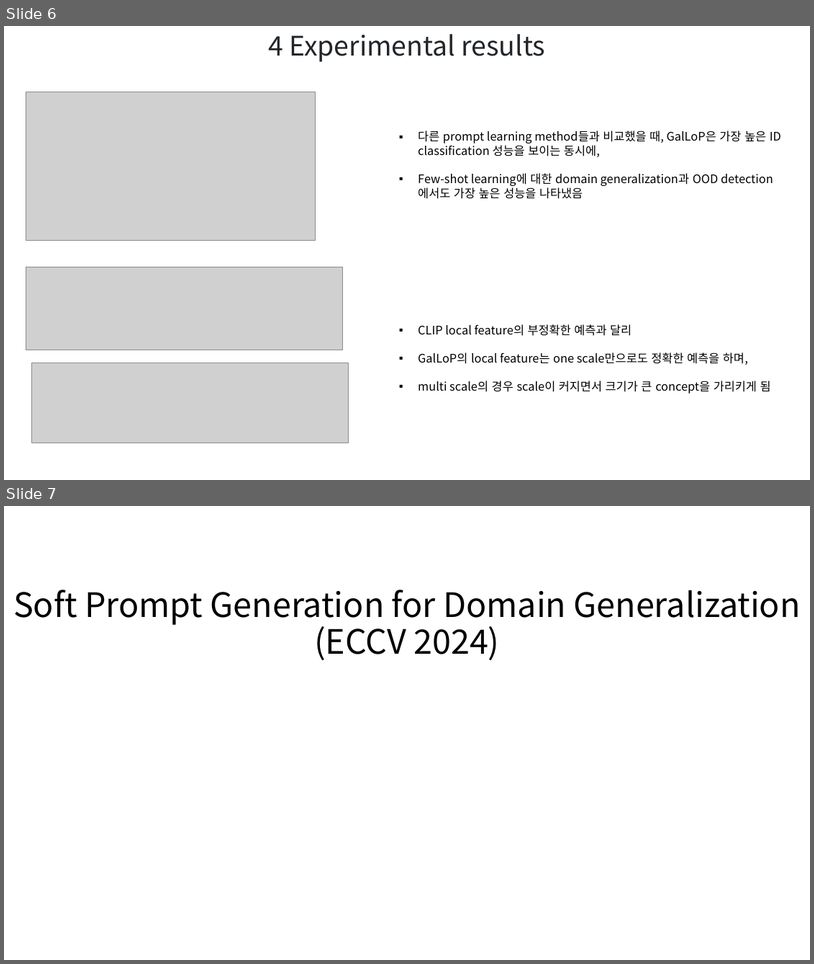
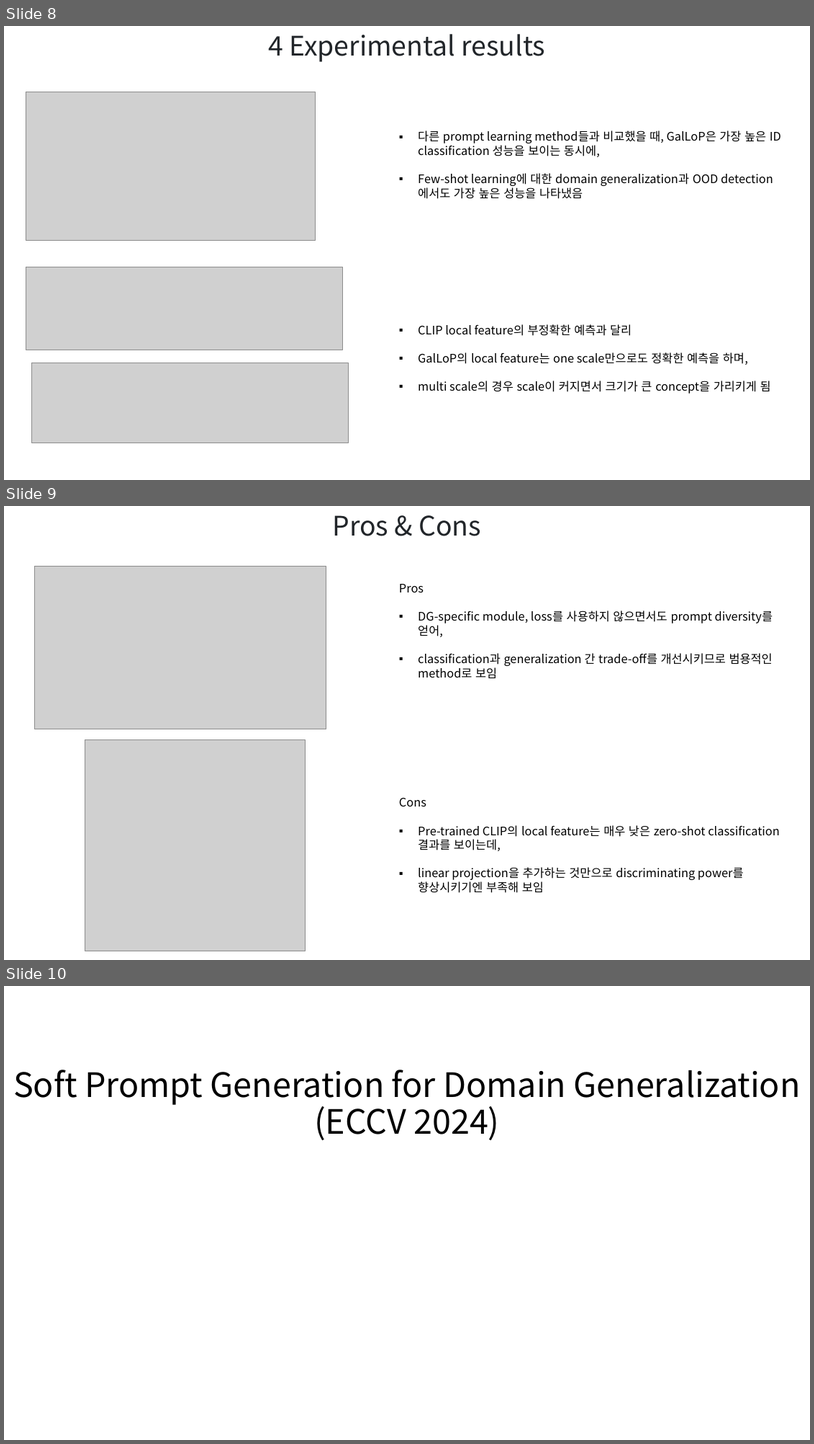
Before and after one commit to hbcho03/cvpr, a slide deck: CVPR/논문/DA(ECCV) PPT.pptx. Shown one above the other, each under a label of ours: slides 6 and 7 before the commit, slides 8, 9 and 10 after it. The pictures are 814x964 and 814x1444 pixels, drawn with LibreOffice and Linux fonts; fonts in the diff are those of the drawing; grey boxes stand for pictures. Boxes give left, top, right and bottom in pixels: in the first picture for what was removed or moved away, otherwise in the second. Text is boxed around its words. In the diff, an @@ line names an element or a change of style, - is before the commit and + after.

```diff
--- a/CVPR/논문/DA(ECCV) PPT.pptx
+++ b/CVPR/논문/DA(ECCV) PPT.pptx
@@ slide 9 added at [4, 506, 810, 960], background #FFFFFF @@
@@ text added at [333, 515, 481, 536], 32 pt, text #212529 @@
+Pros & Cons
@@ picture added at [34, 566, 326, 729] @@
@@ text added at [399, 584, 773, 678], 14 pt, text #000000 @@
+Pros
+▪ DG-specific module, loss를 사용하지 않으면서도 prompt diversity를 얻어,
+▪ classification과 generalization 간 trade-off를 개선시키므로 범용적인 method로 보임
@@ picture added at [85, 739, 305, 951] @@
@@ text added at [399, 798, 780, 893], 14 pt, text #000000 @@
+Cons
+▪ Pre-trained CLIP의 local feature는 매우 낮은 zero-shot classification 결과를 보이는데,
+▪ linear projection을 추가하는 것만으로 discriminating power를 향상시키기엔 부족해 보임
@@ what was slide 6 is now slide 8 @@
@@ what was slide 7 is now slide 10 @@
```
Also in this commit, not shown: 4 slides changed, 4 other slides added, 2 other files.
